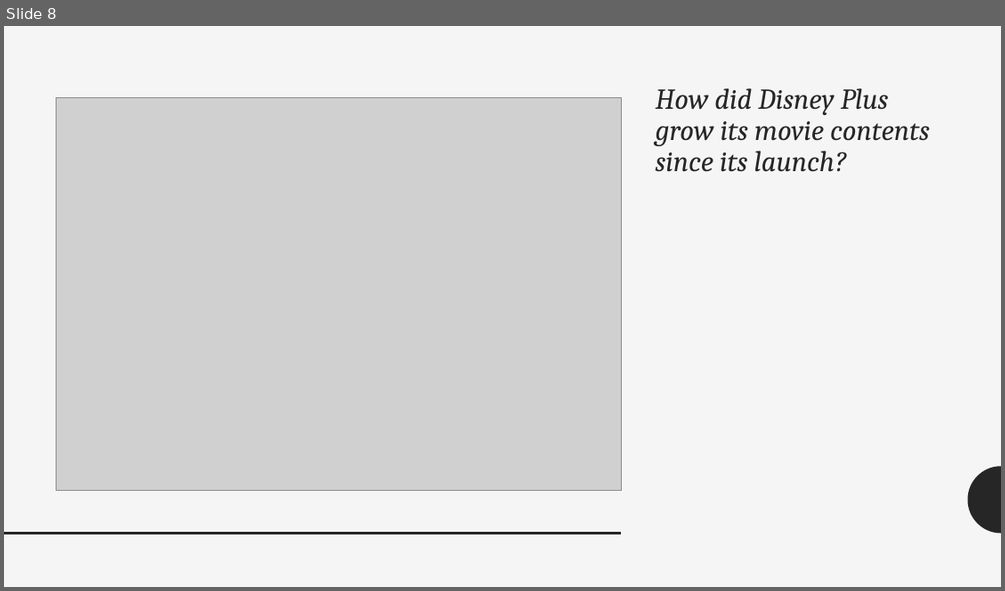
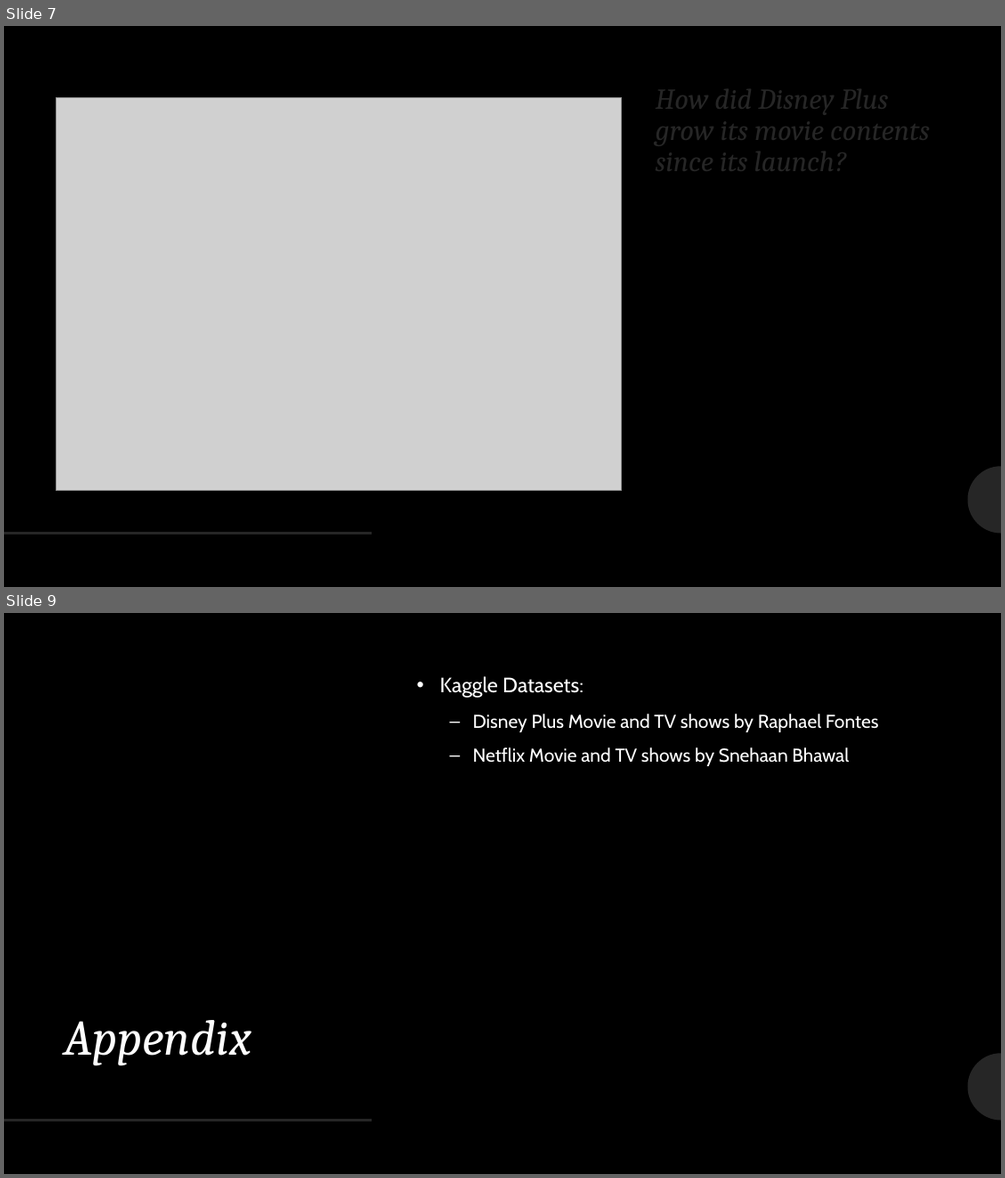
Before and after one commit to qwang27/Python_Into_Project, a slide deck: Analysis of Disney Plus Competitiveness over Netflix.pptx. Shown one above the other, each under a label of ours: slide 8 before the commit, slides 7 and 9 after it; the slides between them are not shown. The pictures are 1005x591 and 1005x1178 pixels, drawn with LibreOffice and Linux fonts; fonts in the diff are those of the drawing; grey boxes stand for pictures. Boxes give left, top, right and bottom in pixels: in the first picture for what was removed or moved away, otherwise in the second. Text is boxed around its words. In the diff, an @@ line names an element or a change of style, - is before the commit and + after.

```diff
--- a/Analysis of Disney Plus Competitiveness over Netflix.pptx
+++ b/Analysis of Disney Plus Competitiveness over Netflix.pptx
@@ slide 9 added at <box>4,613,1001,1174</box>, background #000000; not listed: 2 template elements that a slide beside it also shows @@
@@ text added at <box>440,676,879,766</box>, 18 pt, text #FFFFFF @@
+• Kaggle Datasets:
+  – Disney Plus Movie and TV shows by Raphael Fontes
+  – Netflix Movie and TV shows by Snehaan Bhawal
@@ title added at <box>64,1020,251,1066</box>, 48 pt, text #FFFFFF, italic @@
+Appendix
@@ what was slide 8 is now slide 7 @@
@@ slide 7 changed as well @@
@@ background #F5F5F5 to #000000 @@
@@ rectangle removed at <box>4,26,1001,587</box> @@
@@ freeform shape removed at <box>968,466,1001,533</box> @@
@@ freeform shape added at <box>968,466,1001,533</box>, fill #262626 @@
@@ line removed from (4, 533) to (621, 533) @@
```
Also in this commit, not shown: 4 other slides changed, 3 other slides added, 5 slides removed, 5 other files.
